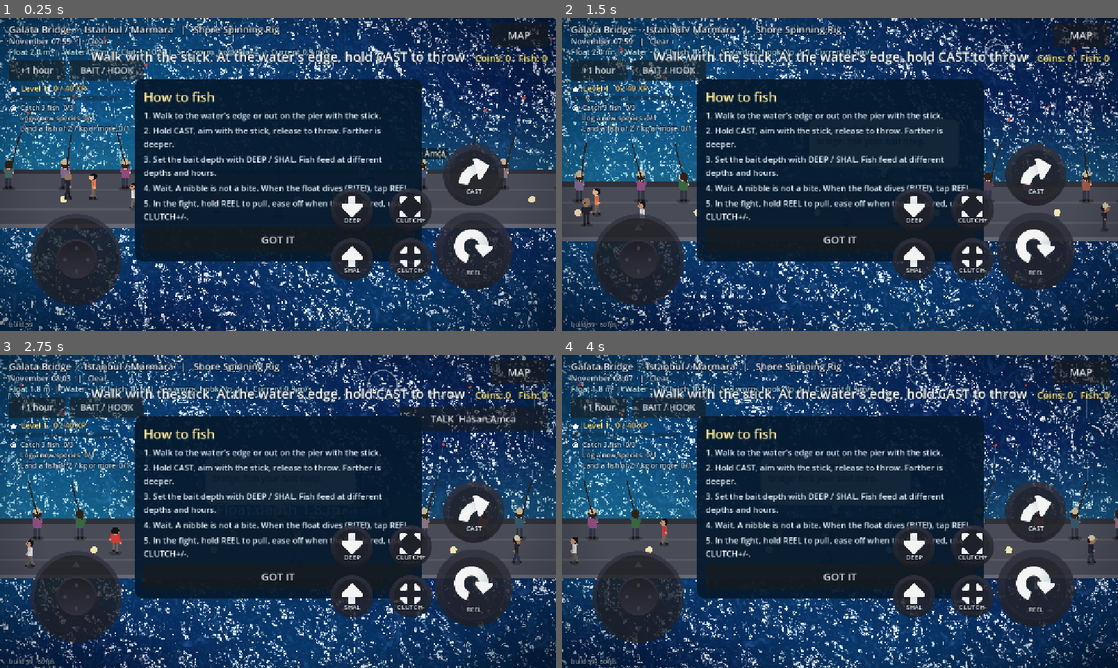
Above: before the commit, frames 1-4 (two rows, left to right).
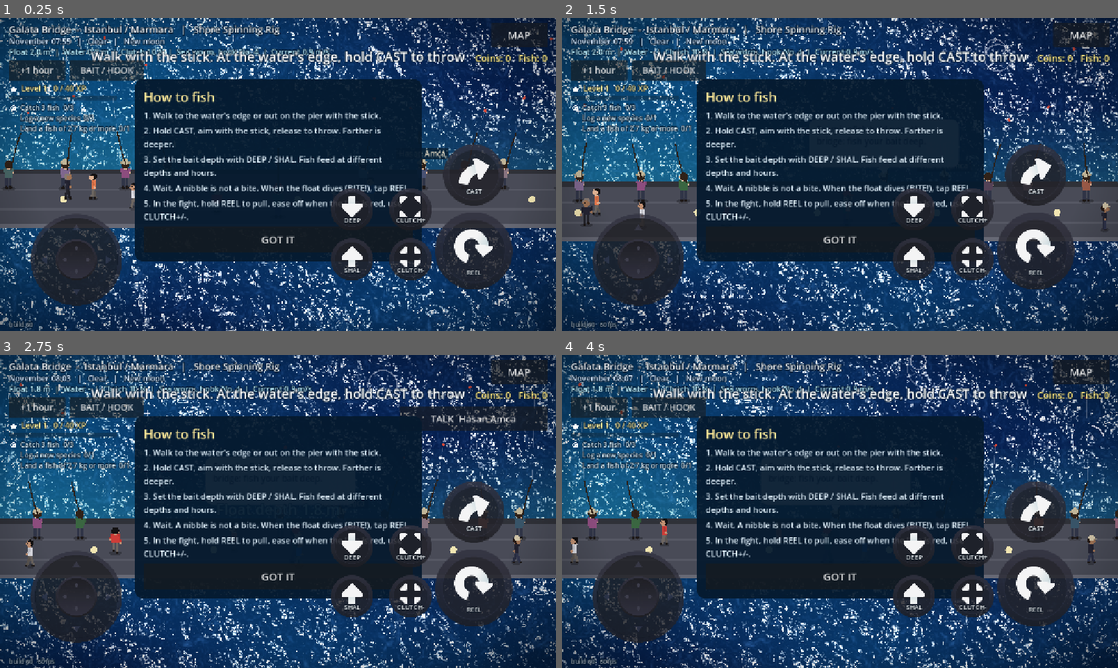
Above: after the commit, the same moments.

Repository: nextlevelcorp/godot_fishing_rpg
Game: Godot game, scene res://shore_fishing.tscn
Two runs of this game, one before a commit and one after it. Both use one fixed random seed, a clock stepped at 60 frames per second and the inputs below. This scene is started directly instead of the project's main scene.
Inputs (mouse positions are in pixels of both pictures, inside the frame that each line leads up to):
- Up to frame 1 (0.25 s): no input
- Up to frame 2 (1.5 s): move the mouse to (962, 158) at 0.52 s; hold D (steer_right) 0.53-1.25 s; tap X (anchor) at 0.6 s; click (962, 158) at 0.67 s; drag from (728, 190) to (812, 237) at 1.27 s
- Up to frame 3 (2.75 s): move the mouse to (333, 442) at 2.02 s; hold D (steer_right) from 2.03 s (still down); tap Q (bait_shallower) at 2.1 s
- Up to frame 4 (4 s): release D (steer_right) at 2.75 s; drag from (812, 574) to (673, 464) at 2.77 s; move the mouse to (1006, 558) at 3.52 s; hold A (steer_left) from 3.53 s (still down); hold Space (reel_in) from 3.53 s (still down)

The runs differ from the first frame. In frame 1, 0.1% of the frame differs, in the area x 4-30%, y 6-99%; in frame 2, 0.1%; in frame 3, 0.1%; in frame 4, 0.1%.

Commit message:
feat: the real moon phase shown and felt in night fishing (build 60)
New moon.gd computes the phase from the device date. The shore HUD names it, the
first-person sky draws it, and at night squid, cuttlefish and octopus bite better on dark
nights while other night feeders bite better in moonlight. CI checks two known dates and
the effect. Design: GAME_DESIGN.md 'The real moon'.

Co-Authored-By: Claude Sonnet 5.5 <noreply@anthropic.com>
Claude-Session: https://claude.ai/code/session_01HLtjWBZvxzhjVtsJywwULp

Diff:
--- a/game_session.gd
+++ b/game_session.gd
@@ -11,7 +11,7 @@
 
 ## Shown on screen so a player can tell a fresh deploy from a page the browser cached.
 ## Bump it with every build that changes behaviour.
-const BUILD := "build 59"
+const BUILD := "build 60"
 const SAVE_PATH := "user://save.cfg"
 const SAVE_VERSION := 1
 const START_RIG := "shore_spinning_rig"
--- /dev/null
+++ b/moon.gd
@@ -0,0 +1,44 @@
+## The real moon on the player's device date, and what it does to night fishing.
+##
+## Phase: the mean synodic month (29.530588853 days) counted from the new moon of 2000-01-06 18:14 UTC.
+## That is the standard low-precision method and is right to within about half a day, which is plenty
+## for a game. Effect: common angling lore says squid, cuttlefish and octopus come to the lamp best on
+## dark nights, and that other night feeders such as bass bite better in moonlight. The factors
+## (DARK_BONUS, LIGHT_BONUS) are game-design fill, not surveyed.
+class_name Moon
+extends RefCounted
+
+const SYNODIC_DAYS := 29.530588853
+const NEW_MOON_UNIX := 947182440.0            ## 2000-01-06 18:14 UTC
+const DARK_BONUS := 0.15                       ## cephalopods at new moon: x1.15; full moon: x0.85
+const LIGHT_BONUS := 0.10                      ## other night feeders at full moon: x1.10; new moon: x0.90
+const NAMES: Array[String] = ["New moon", "Waxing crescent", "First quarter", "Waxing gibbous",
+	"Full moon", "Waning gibbous", "Last quarter", "Waning crescent"]
+
+
+## 0 new, 0.25 first quarter, 0.5 full, 0.75 last quarter, for a Unix time in seconds.
+static func phase_at(unix: float) -> float:
+	var days := (unix - NEW_MOON_UNIX) / 86400.0
+	return fposmod(days, SYNODIC_DAYS) / SYNODIC_DAYS
+
+
+static func phase() -> float:
+	return phase_at(Time.get_unix_time_from_system())
+
+
+## 0 (dark) .. 1 (full) share of the disc that is lit.
+static func illumination(p: float = -1.0) -> float:
+	var ph := phase() if p < 0.0 else p
+	return (1.0 - cos(ph * TAU)) * 0.5
+
+
+static func phase_name(p: float = -1.0) -> String:
+	var ph := phase() if p < 0.0 else p
+	return NAMES[int(floor(ph * 8.0 + 0.5)) % 8]
+
+
+## Multiplier on how often a night feeder bites. night01: 0 day .. 1 full dark. Day is unaffected.
+static func night_factor(cephalopod: bool, night01: float, p: float = -1.0) -> float:
+	var lit := illumination(p)
+	var f := 1.0 + DARK_BONUS * (1.0 - 2.0 * lit) if cephalopod else 1.0 + LIGHT_BONUS * (2.0 * lit - 1.0)
+	return lerpf(1.0, f, clampf(night01, 0.0, 1.0))
--- a/pov_view.gd
+++ b/pov_view.gd
@@ -628,7 +628,11 @@
 		var mp := Vector2(CX + (mt - 0.5) * 2.0 * 820.0, HY - melev * 230.0)
 		c.draw_circle(mp, 30.0, Color(0.9, 0.92, 1.0, 0.12))
 		c.draw_circle(mp, 16.0, Color(0.95, 0.95, 0.88))
-		c.draw_circle(mp + Vector2(6.0, -3.0), 13.0, sky_low.lerp(Color(0.05, 0.06, 0.14), 0.6))
+		# The real phase: a shadow disc slides across the moon. Waxing is lit on the right, waning on the left.
+		var lit := Moon.illumination()
+		var side := 1.0 if Moon.phase() < 0.5 else -1.0
+		if lit < 0.97:
+			c.draw_circle(mp + Vector2(-side * 32.0 * lit, -3.0 * (1.0 - lit)), 17.0, sky_low.lerp(Color(0.05, 0.06, 0.14), 0.6))
 
 
 func _draw_gulls(ci: CanvasItem, night: float) -> void:
--- a/shore_fishing.gd
+++ b/shore_fishing.gd
@@ -45,6 +45,7 @@
 const PIER_LEN := 420.0            ## the pier reaches 42 m out
 const PIER_HALF := 26.0
 const LOCAL_EARSHOT := 450.0       ## the local calls out about fish you land this close
+const CEPHALOPODS: Array[String] = ["european_squid", "common_cuttlefish", "common_octopus"]   ## come to the lamp on dark nights (Moon)
 const TALK_RADIUS := 130.0         ## walk this close to the named local to see TALK
 const TIP_RADIUS := 100.0          ## walk this close to another angler to hear their tip
 
@@ -1208,6 +1209,8 @@
 	w *= BiomeDB.activity_factor(id, _world.time_of_day)
 	w *= Tackle.bite_factor(id, GameSession.bait_id, GameSession.hook_id)
 	w *= Season.factor(id)
+	if BiomeDB.activity_kind(id) == "night":
+		w *= Moon.night_factor(CEPHALOPODS.has(id), 1.0 - _world.daylight)
 	return w
 
 
@@ -2254,7 +2257,7 @@
 	_fight_view.tint = _tint.color
 	_fight_view.daylight = _world.daylight
 	_water.set_daylight(_world.daylight)
-	_clock_label.text = "%s %s   |   %s" % [Season.month_name(), _world.clock_text(), _weather.label()]
+	_clock_label.text = "%s %s   |   %s   |   %s" % [Season.month_name(), _world.clock_text(), _weather.label(), Moon.phase_name()]
 	var probe := _bobber_pos if (_state == State.WAIT or _state == State.BITE) else (_pred_landing if _state == State.CHARGE else _hand + _facing * 60.0)
 	var water := _water_depth(probe)
 	_depth_label.text = ("Bottom rig" if _bottom_rig() else "Float %.1f m" % _bait_depth) + "  |  Water %s  |  Clutch %.0f N  |  %s, hook %s" % [("%.1f m" % water) if water > 0.0 else "-",
--- a/tests/smoke_features.gd
+++ b/tests/smoke_features.gd
@@ -188,6 +188,13 @@
 	# Reactions.
 	var nod: String = locals.call("react", String(spot_species[0]), 0.1, true)
 	_check(nod.begins_with("Good, put it back"), "the local approves of a released fish")
+	# The moon: real phases on known dates, and the night effect.
+	_check(absf(Moon.phase_at(1706205240.0) - 0.5) < 0.03, "the moon is full on 2024-01-25")
+	_check(minf(Moon.phase_at(1704974220.0), 1.0 - Moon.phase_at(1704974220.0)) < 0.03, "the moon is new on 2024-01-11")
+	_check(Moon.night_factor(true, 1.0, 0.0) > 1.1 and Moon.night_factor(true, 1.0, 0.5) < 0.9, "squid bite better on a dark night than a full moon")
+	_check(Moon.night_factor(false, 1.0, 0.5) > 1.05 and Moon.night_factor(false, 1.0, 0.0) < 0.95, "other night feeders bite better in moonlight")
+	_check(is_equal_approx(Moon.night_factor(true, 0.0, 0.0), 1.0), "the moon changes nothing in daylight")
+	_check(Moon.phase_name(0.0) == "New moon" and Moon.phase_name(0.5) == "Full moon" and Moon.phase_name(0.99) == "New moon", "moon phase names")
 	# Tournament week and spot.
 	var wk1: String = tourney.call("week_key")
 	var sp1: String = tourney.call("spot_this_week")
Not shown, changed: GAME_DESIGN.md
